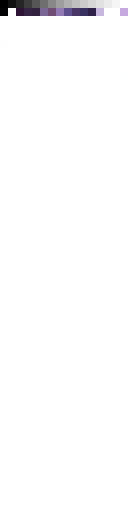
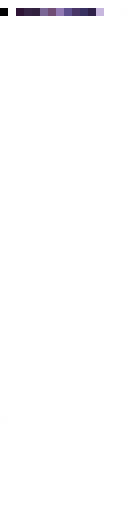
Revision of a layered (128, 512) image; what changed, layer by layer:
painted on "dark lavender" over (120, 8, 128, 16)
hid "base", moved it above "dark", painted on it over (0, 0, 128, 16)
